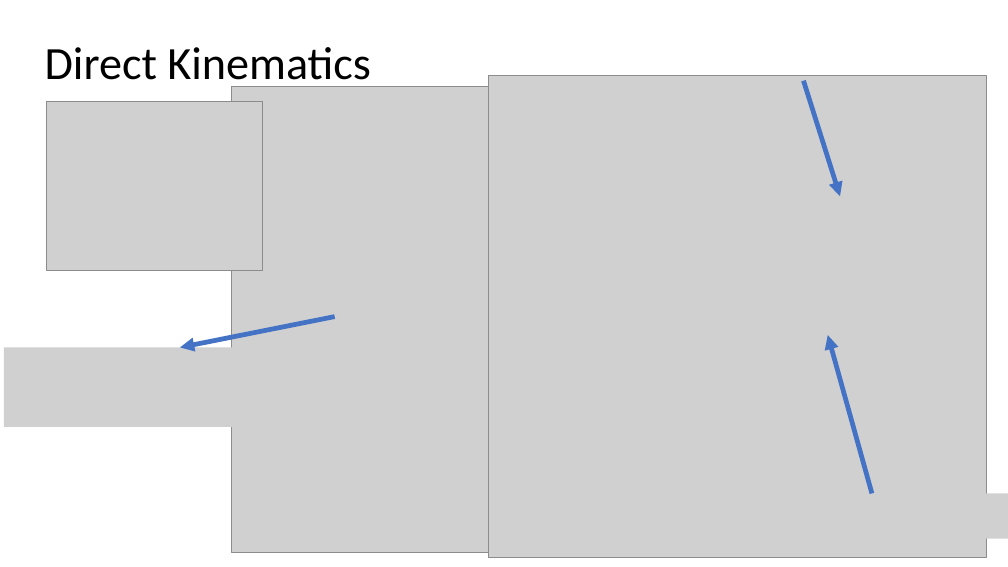
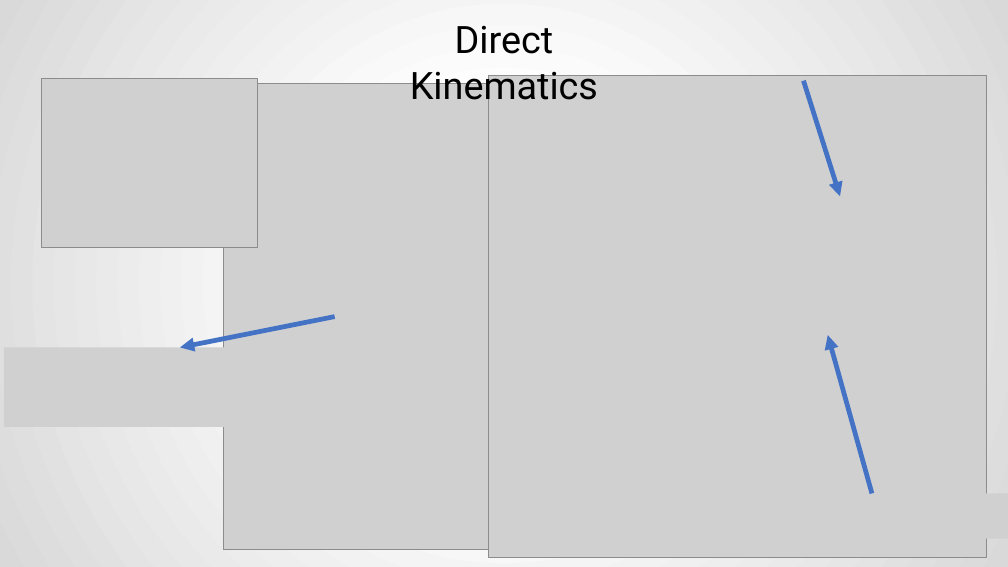
Before and after one commit to FSXAC/ELEC341, a slide deck: slide 5 of docs/report.pptx (slide 2 before the commit). Drawn at 1008x567 pixels with LibreOffice and Linux fonts; fonts in the diff are those of the drawing; grey boxes stand for pictures. Boxes give left, top, right and bottom in pixels: in the first picture for what was removed or moved away, otherwise in the second. Text is boxed around its words. In the diff, an @@ line names an element or a change of style, - is before the commit and + after.

```diff
--- a/docs/report.pptx
+++ b/docs/report.pptx
@@ background #FFFFFF to gradient #FFFFFF to #D9D9D9 @@
@@ text "Direct Kinematics" moved from (x1=45, y1=47, x2=371, y2=90) to (x1=410, y1=25, x2=598, y2=109) @@
@@ text "Direct Kinematics" at (x1=410, y1=25, x2=598, y2=109): size 44 to 36 pt, font Calibri to Roboto; alignment left to centre; line spacing 0.9 to 1; vertical alignment middle to top @@
@@ picture moved from (x1=47, y1=101, x2=263, y2=271) to (x1=42, y1=78, x2=258, y2=247) @@
@@ picture moved from (x1=232, y1=87, x2=528, y2=553) to (x1=224, y1=84, x2=520, y2=550) @@
```
Also in this commit, not shown: 7 other slides changed, 3 slides added, 1 slide removed, 5 other files.
